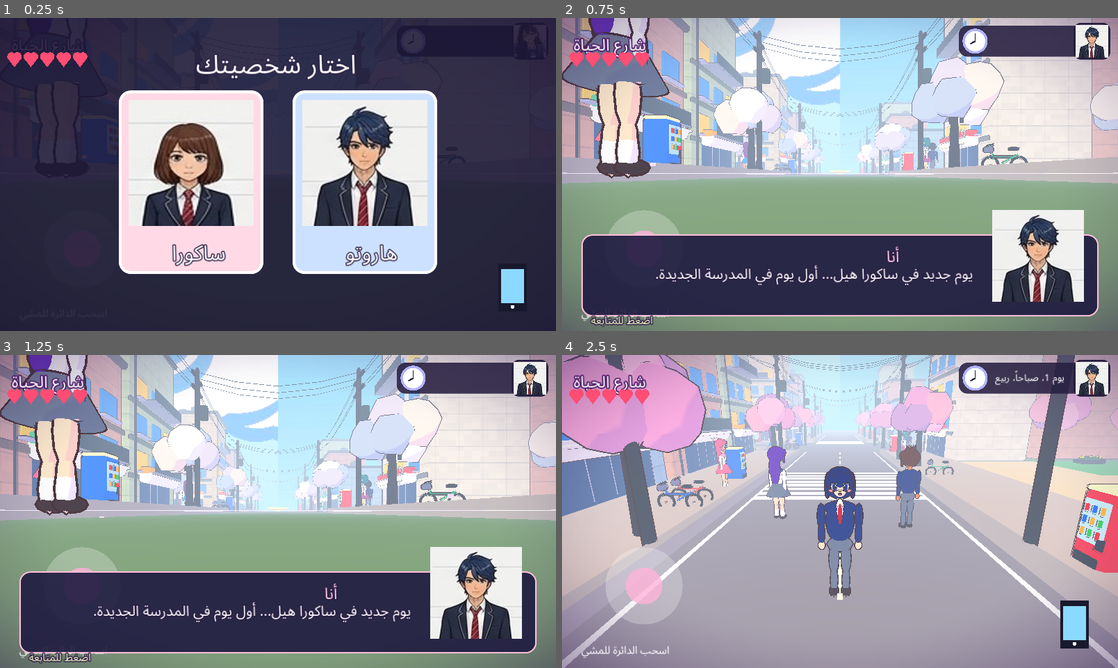
Above: before the commit, frames 1-4 (two rows, left to right).
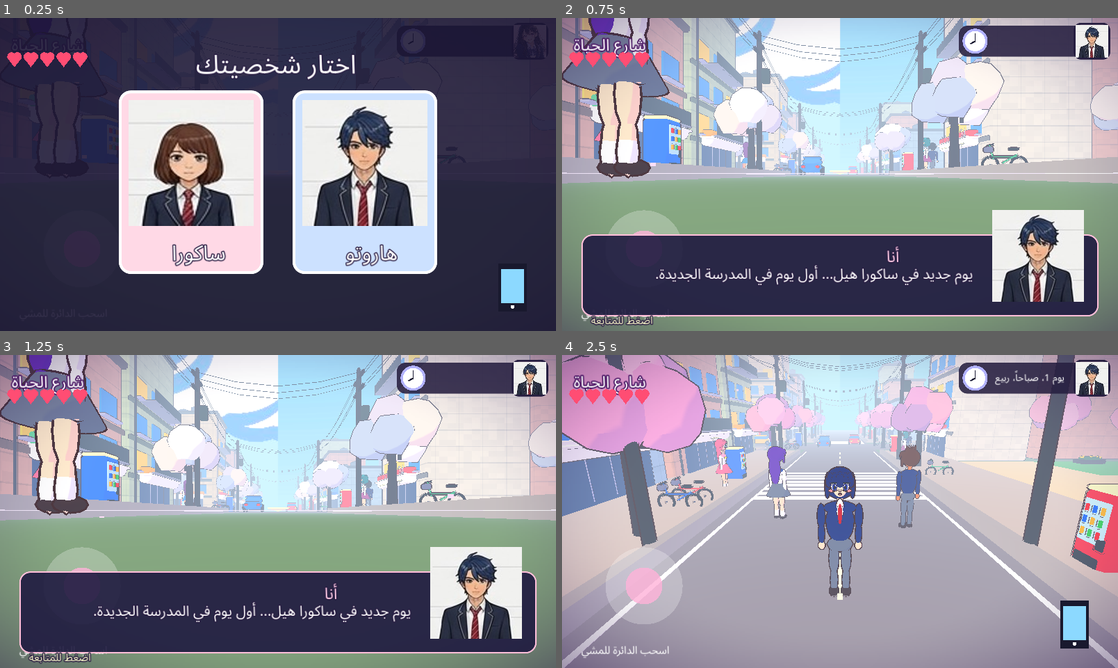
Above: after the commit, the same moments.

Repository: otakucoderstudio/anime-life-game
Game: Godot game, scene res://main.tscn
Same seed, same stepped clock (60 frames per second), same inputs: the game is played once before the commit and once after it.
Inputs (mouse positions are in pixels of both pictures, inside the frame that each line leads up to):
- Up to frame 1 (0.25 s): no input
- Up to frame 2 (0.75 s): tap Enter at 0.5 s; move the mouse to (962, 158) at 0.52 s; hold Right (ui_right) from 0.53 s (still down); click (962, 158) at 0.67 s
- Up to frame 3 (1.25 s): keep holding Right (ui_right)
- Up to frame 4 (2.5 s): release Right (ui_right) at 1.25 s; drag from (728, 527) to (812, 574) at 1.27 s; click "أفطر وأروق" at 2 s

Frame 1 is identical in both runs. In frame 2, 0.2% of the frame differs, in the area x 42-54%, y 44-51%; in frame 3, 0.2%; in frame 4, 0.2%.

Commit message:
Source for v3d-0.28: Cars

Diff:
--- a/godot-3d/main.gd
+++ b/godot-3d/main.gd
@@ -90,7 +90,7 @@
 	build_ui()
 	var vg:=TextureRect.new(); vg.texture=load('res://art/vignette.png'); vg.expand_mode=TextureRect.EXPAND_IGNORE_SIZE; vg.size=get_viewport().get_visible_rect().size; vg.mouse_filter=Control.MOUSE_FILTER_IGNORE; ui.add_child(vg); ui.move_child(vg,0)
 	petal_fx()
-	build_select(); build_scene_ui(); build_phone(); spawn_npcs(); spawn_peds(); build_audio()
+	build_select(); build_scene_ui(); build_phone(); spawn_npcs(); spawn_peds(); spawn_cars(); build_audio()
 	if 'shot' in OS.get_cmdline_user_args() and not ('select' in OS.get_cmdline_user_args()): pick('girl')
 
 var jp:Font=load("res://fonts/jp_s.ttf")
@@ -644,6 +644,25 @@
 
 var peds:=[]
 var ped_streets:=[[true,0.0,-110.0,4.0],[true,-70.0,-108.0,4.0],[true,70.0,-108.0,4.0],[false,-38.75,-108.0,108.0],[false,-100.0,-108.0,108.0]]
+var cars:=[]
+func spawn_cars():
+	pglb_load("car")
+	var cc=[Color(0.95,0.35,0.4),Color(0.3,0.6,0.95),Color(0.98,0.8,0.3),Color(0.45,0.8,0.55),Color(0.9,0.9,0.95)]
+	var defs=[[0,-60.0,1.0],[0,-20.0,-1.0],[3,-30.0,1.0],[4,40.0,-1.0],[3,60.0,-1.0]]
+	for i in range(defs.size()):
+		var n:=MeshInstance3D.new(); n.mesh=pmeshes["car"]; n.material_override=pmat(Color(1,1,1),cc[i%5]); add_child(n)
+		cars.append({"n":n,"si":defs[i][0],"t":defs[i][1],"dir":defs[i][2]})
+func update_cars(dt:float):
+	for c in cars:
+		var st:Array=ped_streets[c.si]; var lo:float=minf(st[2],st[3]); var hi:float=maxf(st[2],st[3])
+		c.t+=c.dir*7.0*dt
+		if c.t>hi: c.t=lo
+		if c.t<lo: c.t=hi
+		var off:float=2.3*c.dir*(1.0 if st[0] else -1.0)
+		var n:Node3D=c.n
+		n.position=Vector3(st[1]+off,0.0,c.t) if st[0] else Vector3(c.t,0.0,st[1]+off)
+		n.rotation.y=atan2(0.0,c.dir) if st[0] else atan2(c.dir,0.0)
+		n.visible=in_room=='' and player.position.distance_to(n.position)<60.0
 func spawn_peds():
 	var rng:=RandomNumberGenerator.new(); rng.seed=7
 	var skins=[Color(1,0.88,0.8),Color(0.9,0.7,0.55),Color(0.8,0.58,0.42)]
@@ -713,6 +732,7 @@
 		if save_t>15.0: save_t=0.0; save_game()
 	for n in npcs: n.n.visible=in_room=='' and player.position.distance_to(n.n.position)<14.0
 	if peds.size()>0: update_peds(dt)
+	if cars.size()>0: update_cars(dt)
 	if city_map and city_map.visible and map_layer.visible: city_dot.queue_redraw()
 	if mode!='play':
 		if mode=='scene': return
@@ -798,6 +818,7 @@
 		if frames==20 and 'outw' in OS.get_cmdline_user_args(): scene_layer.visible=false; mode='play'; phone_btn.visible=true; player.position=Vector3(0,0,-20); apply_outfit(3)
 		if frames==20 and 'newst' in OS.get_cmdline_user_args(): scene_layer.visible=false; mode='play'; phone_btn.visible=true; player.position=Vector3(-68.5,0,-14); player.rotation.y=PI
 		if frames==20 and 'snow' in OS.get_cmdline_user_args(): scene_layer.visible=false; mode='play'; phone_btn.visible=true; player.position=Vector3(0,0,-20); hud_min=21*1440.0+600.0
+		if frames==20 and 'cars' in OS.get_cmdline_user_args(): scene_layer.visible=false; mode='play'; phone_btn.visible=true; player.position=Vector3(0,0,-22); cars[0].t=-30.0; cars[1].t=-34.0
 		if frames==20 and 'street' in OS.get_cmdline_user_args(): scene_layer.visible=false; mode='play'; phone_btn.visible=true; player.position=Vector3(0,0,-20)
 		if frames==20 and 'park' in OS.get_cmdline_user_args(): scene_layer.visible=false; mode='play'; phone_btn.visible=true; player.position=Vector3(34.5,0,-4.5)
 		if frames==20 and 'world' in OS.get_cmdline_user_args(): scene_layer.visible=false; mode='play'; phone_btn.visible=true; player.position=Vector3(0,0,-30)
Binary file added: godot-3d/props/car.glb
